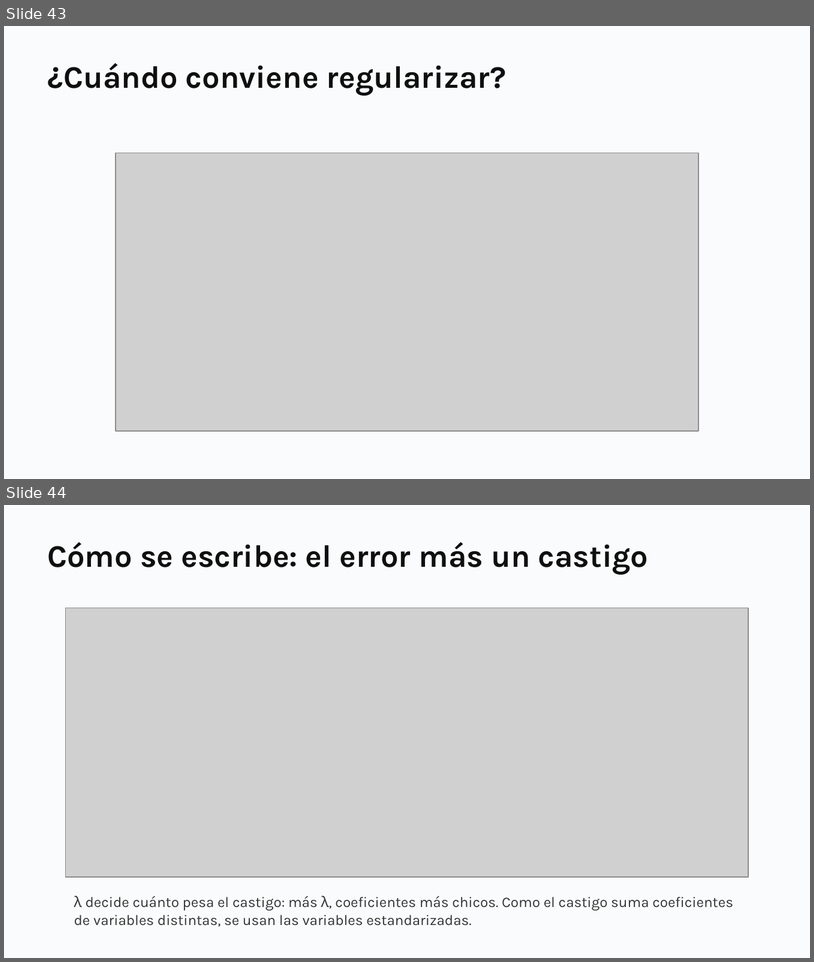
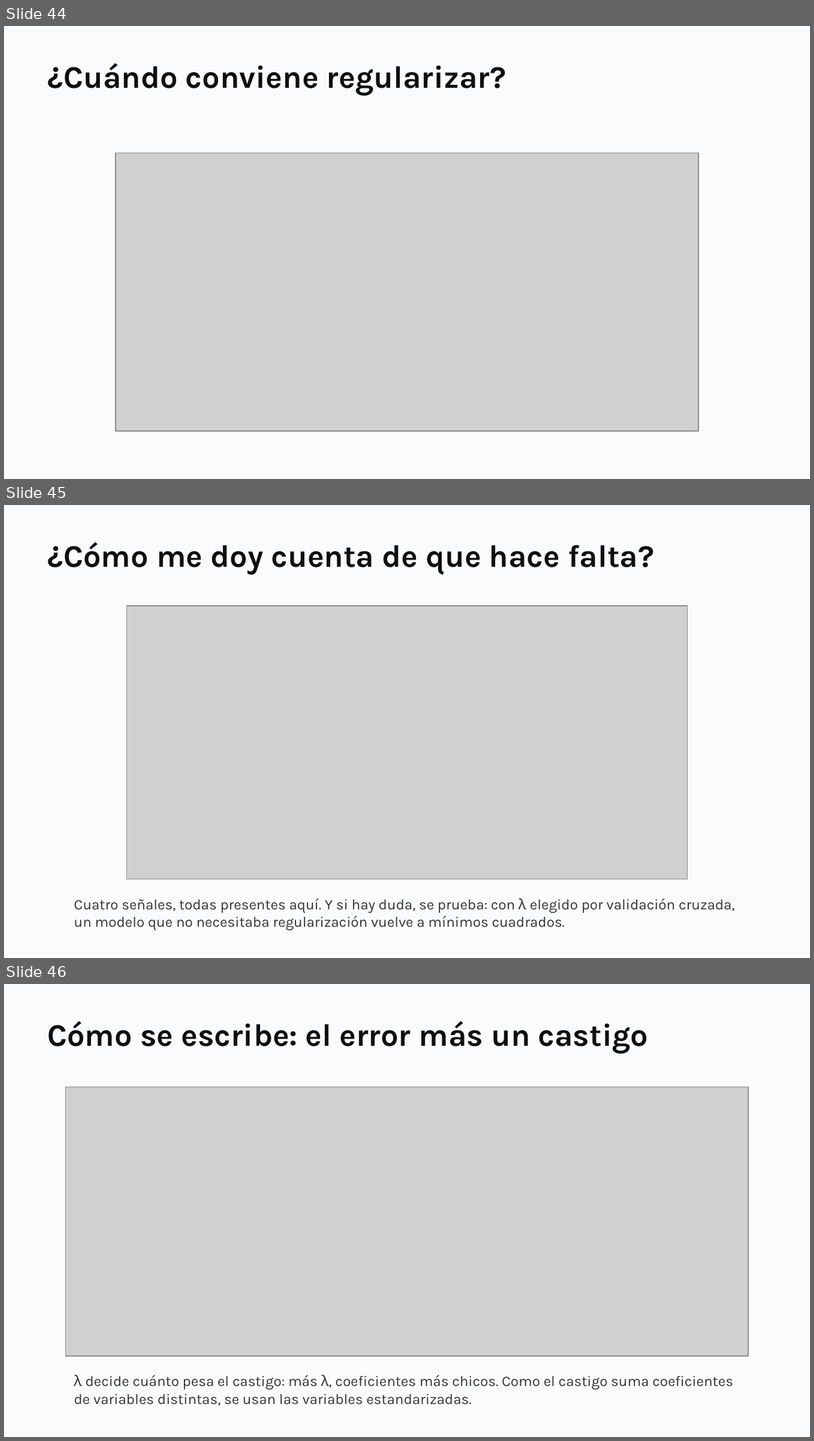
Before and after one commit to daniopitz/diplomado-cdd, a slide deck: presentaciones/clase07_evaluar_regularizar.pptx. Shown one above the other, each under a label of ours: slides 43 and 44 before the commit, slides 44, 45 and 46 after it. The pictures are 814x962 and 814x1441 pixels, drawn with LibreOffice and Linux fonts; fonts in the diff are those of the drawing; grey boxes stand for pictures. Boxes give left, top, right and bottom in pixels: in the first picture for what was removed or moved away, otherwise in the second. Text is boxed around its words. In the diff, an @@ line names an element or a change of style, - is before the commit and + after.

```diff
--- a/presentaciones/clase07_evaluar_regularizar.pptx
+++ b/presentaciones/clase07_evaluar_regularizar.pptx
@@ slide 45 added at <box>4,505,810,958</box>, background #FFFFFF @@
@@ rectangle added at <box>4,505,810,958</box>, fill #FAFBFC @@
@@ text added at <box>47,542,654,574</box>, 28 pt, text #0F0F0F, bold @@
+¿Cómo me doy cuenta de que hace falta?
@@ picture added at <box>126,606,688,879</box> @@
@@ text added at <box>74,898,735,930</box>, 13 pt, text #333333 @@
+Cuatro señales, todas presentes aquí. Y si hay duda, se prueba: con λ elegido por validación cruzada, un modelo que no necesitaba regularización vuelve a mínimos cuadrados.
@@ what was slide 43 is now slide 44 @@
@@ what was slide 44 is now slide 46 @@
```
Also in this commit, not shown: 1 other slide added, 1 other file.
